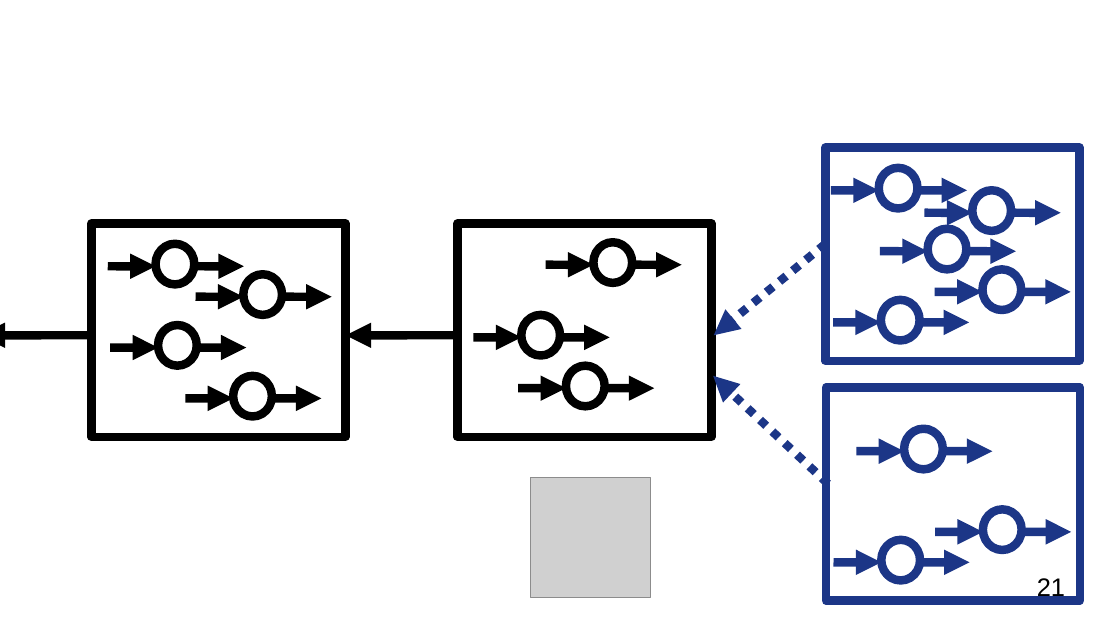
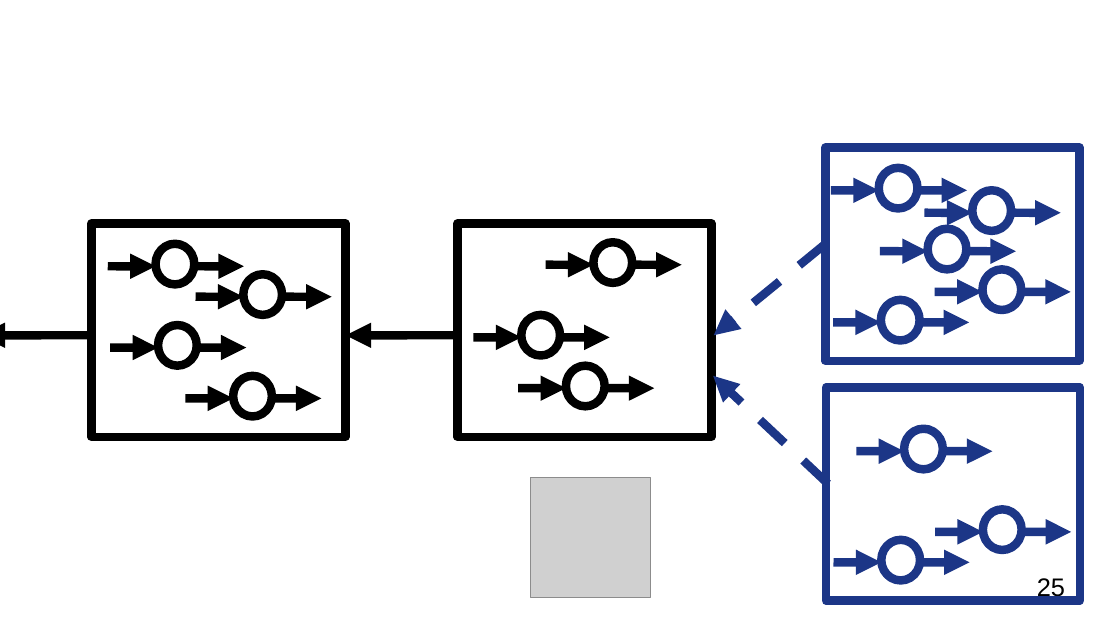
Before and after one commit to OrfeasLitos/blockchain_slides, a slide deck: slide 25 of presentation.pptx (slide 21 before the commit). Drawn at 1120x630 pixels with LibreOffice and Linux fonts; fonts in the diff are those of the drawing; grey boxes stand for pictures; background and template pictures are left out. Boxes give left, top, right and bottom in pixels: in the first picture for what was removed or moved away, otherwise in the second. Text is boxed around its words. In the diff, an @@ line names an element or a change of style, - is before the commit and + after.

```diff
--- a/presentation.pptx
+++ b/presentation.pptx
@@ arrow (826, 244) - (714, 335): stroke #1C3687 6.01 pt to #1C3687 6.01 pt dashed @@
@@ arrow (828, 484) - (713, 376): stroke #1C3687 6.01 pt to #1C3687 6.01 pt dashed @@
@@ page number at (1037, 578, 1065, 601): text changed @@
-21
+25
```
Also in this commit, not shown: 9 other slides changed, 5 slides added, 1 other file.
